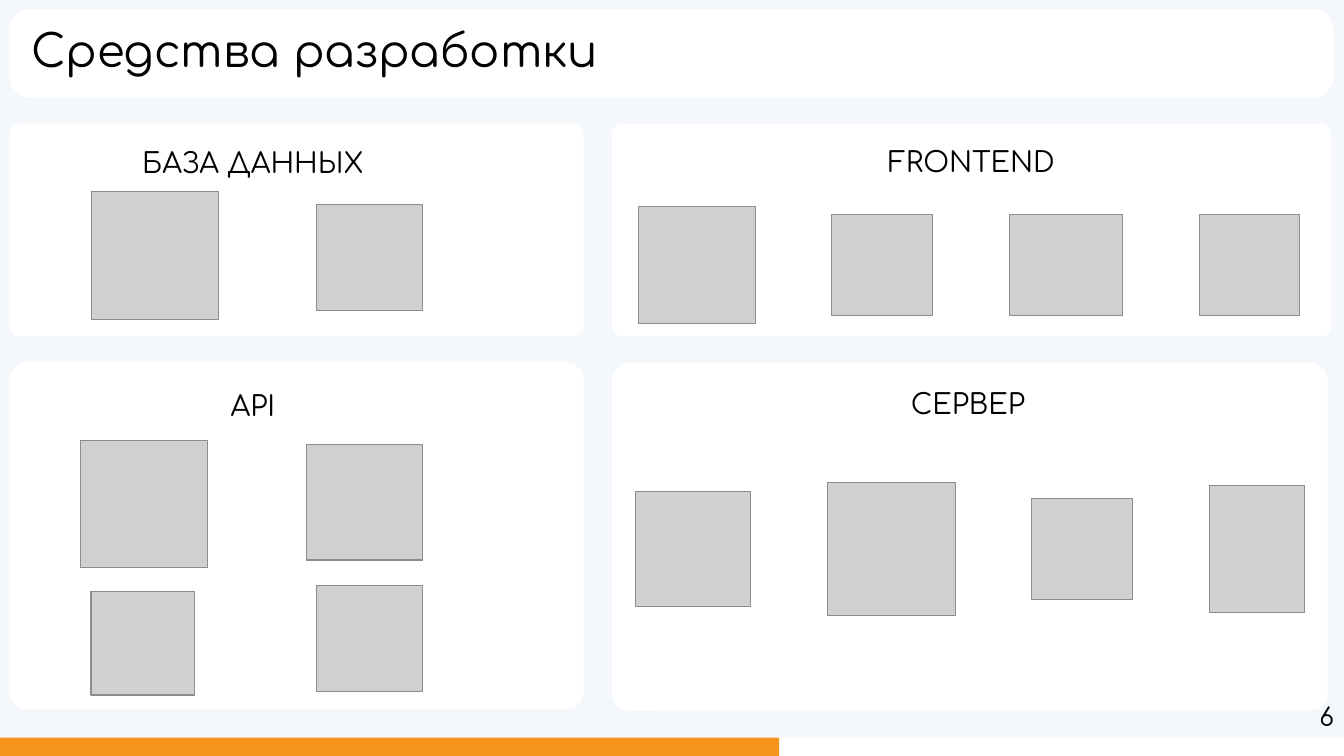
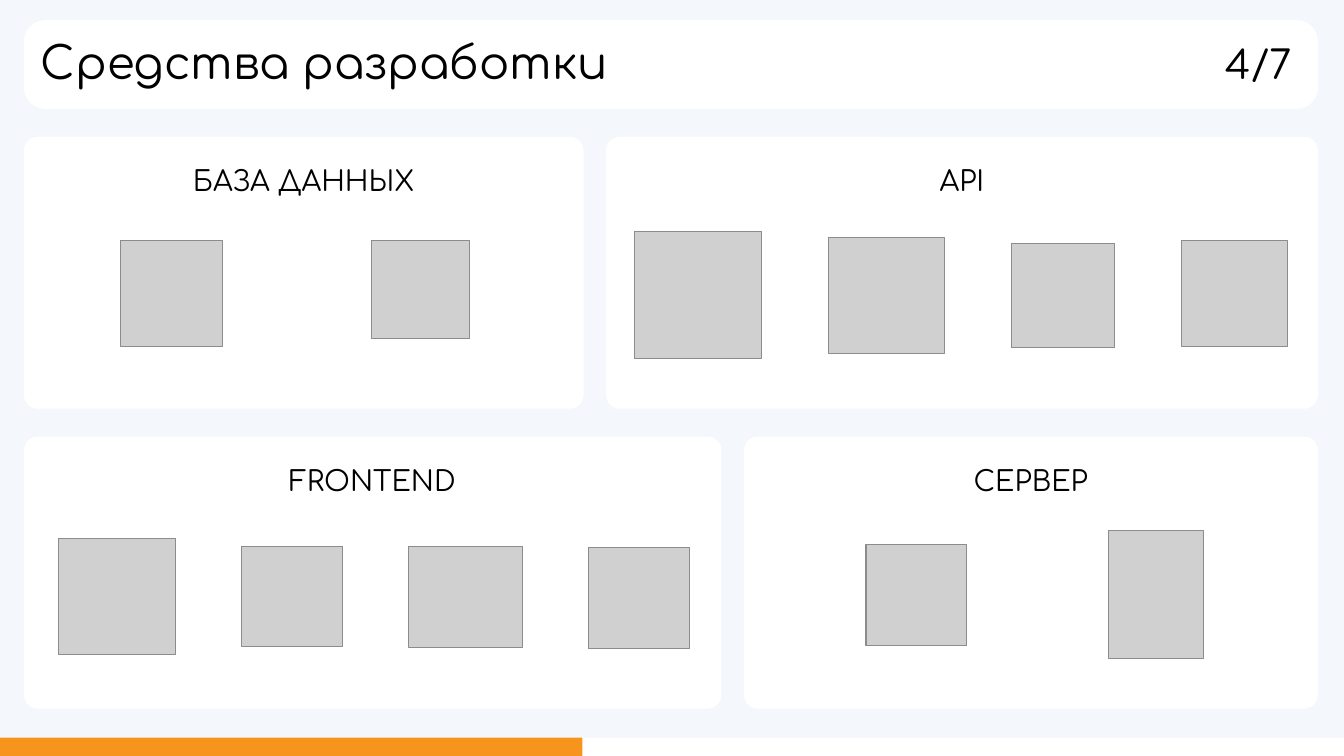
Before and after one commit to hhallva/cmdnt-website, a slide deck: slide 4 of ДП/Презентация/Презентация.pptx (slide 5 before the commit). Drawn at 1344x756 pixels with LibreOffice and Linux fonts; fonts in the diff are those of the drawing; grey boxes stand for pictures; background and template pictures are left out. Boxes give left, top, right and bottom in pixels: in the first picture for what was removed or moved away, otherwise in the second. Text is boxed around its words. In the diff, an @@ line names an element or a change of style, - is before the commit and + after.

```diff
--- a/ДП/Презентация/Презентация.pptx
+++ b/ДП/Презентация/Презентация.pptx
@@ rounded rectangle: place and size @@
-rounded rectangle at bbox=[10, 10, 1333, 97]
+rounded rectangle at bbox=[25, 21, 1318, 108]
@@ text "Средства разработки": place and size @@
-text "Средства разработки" at bbox=[31, 30, 598, 78]
+text "Средства разработки" at bbox=[41, 42, 608, 90]
@@ text added at bbox=[1226, 48, 1292, 82], 28 pt, text #000000 @@
+4/7
@@ rounded rectangle: place and size @@
-rounded rectangle at bbox=[10, 124, 583, 335]
+rounded rectangle at bbox=[25, 138, 583, 408]
@@ rounded rectangle: place and size @@
-rounded rectangle at bbox=[613, 364, 1327, 710]
+rounded rectangle at bbox=[607, 138, 1317, 408]
@@ rounded rectangle removed at bbox=[613, 125, 1331, 336] @@
@@ text "БАЗА ДАННЫХ": place and size @@
-text "БАЗА ДАННЫХ" at bbox=[142, 151, 363, 178]
+text "БАЗА ДАННЫХ" at bbox=[193, 169, 414, 196]
@@ text "API": place and size @@
-text "API" at bbox=[231, 394, 276, 416]
+text "API" at bbox=[940, 169, 985, 191]
@@ picture: place and size @@
-picture at bbox=[81, 441, 208, 568]
+picture at bbox=[634, 232, 761, 359]
@@ picture added at bbox=[829, 238, 945, 354] @@
@@ picture: place and size @@
-picture at bbox=[91, 192, 218, 319]
+picture at bbox=[120, 240, 222, 346]
@@ picture: place and size @@
-picture at bbox=[317, 205, 422, 311]
+picture at bbox=[371, 240, 469, 338]
@@ picture: place and size @@
-picture at bbox=[91, 592, 195, 696]
+picture at bbox=[1011, 243, 1115, 347]
@@ picture: place and size @@
-picture at bbox=[317, 586, 422, 692]
+picture at bbox=[1182, 240, 1288, 346]
@@ rounded rectangle: place and size @@
-rounded rectangle at bbox=[10, 363, 582, 708]
+rounded rectangle at bbox=[25, 438, 721, 708]
@@ picture removed at bbox=[307, 445, 422, 561] @@
@@ rounded rectangle added at bbox=[745, 438, 1317, 708], fill #FFFFFF, outline #FFFFFF 1.5 pt @@
@@ text "FRONTEND": place and size @@
-text "FRONTEND" at bbox=[888, 150, 1054, 173]
+text "FRONTEND" at bbox=[289, 469, 455, 492]
@@ text "СЕРВЕР": place and size @@
-text "СЕРВЕР" at bbox=[911, 392, 1025, 415]
+text "СЕРВЕР" at bbox=[974, 469, 1088, 492]
@@ picture removed at bbox=[635, 491, 751, 607] @@
@@ picture removed at bbox=[828, 483, 956, 615] @@
@@ picture: place and size @@
-picture at bbox=[639, 207, 756, 324]
+picture at bbox=[58, 538, 175, 655]
@@ picture: place and size @@
-picture at bbox=[1210, 485, 1306, 613]
+picture at bbox=[1108, 531, 1204, 659]
@@ picture: place and size @@
-picture at bbox=[832, 215, 933, 316]
+picture at bbox=[242, 546, 343, 647]
@@ picture: place and size @@
-picture at bbox=[1009, 215, 1123, 316]
+picture at bbox=[409, 546, 523, 647]
@@ picture: place and size @@
-picture at bbox=[1200, 215, 1301, 316]
+picture at bbox=[589, 547, 690, 648]
@@ picture: place and size @@
-picture at bbox=[1032, 499, 1133, 600]
+picture at bbox=[866, 544, 967, 645]
@@ text removed at bbox=[1319, 706, 1334, 726] @@
-6
@@ rectangle: place and size @@
-rectangle at bbox=[0, 738, 779, 756]
+rectangle at bbox=[0, 738, 583, 756]
```
Also in this commit, not shown: 7 other slides changed, 5 slides added, 1 slide removed, 23 other files.
